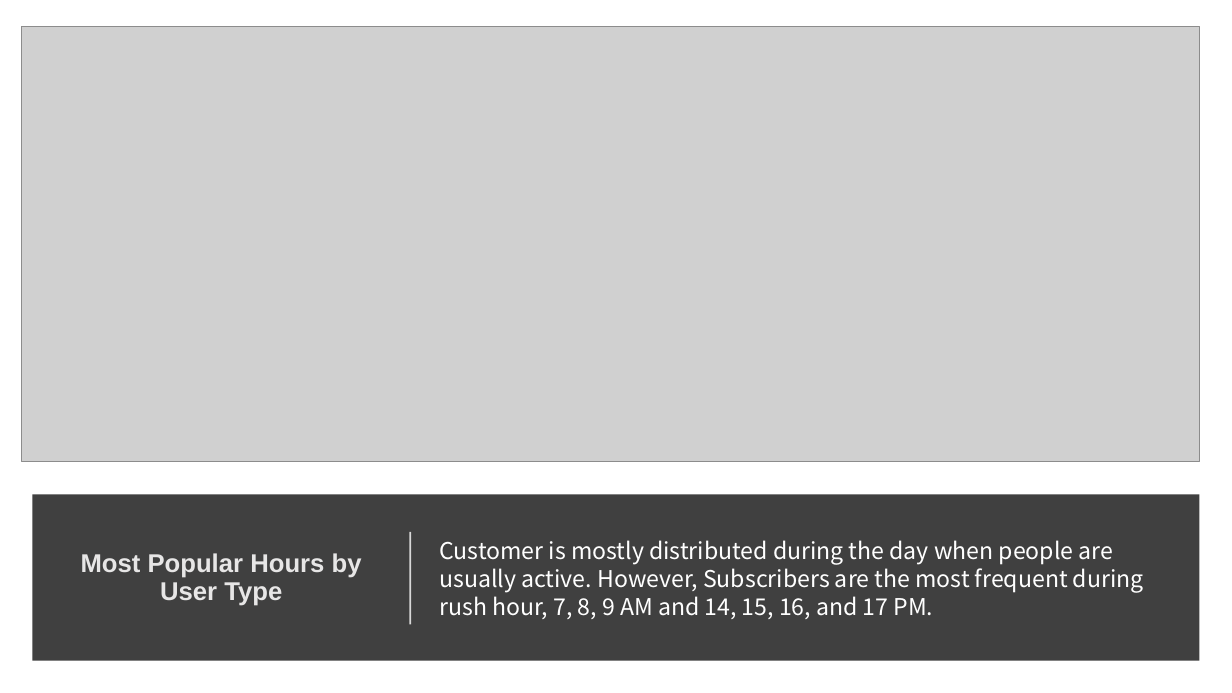
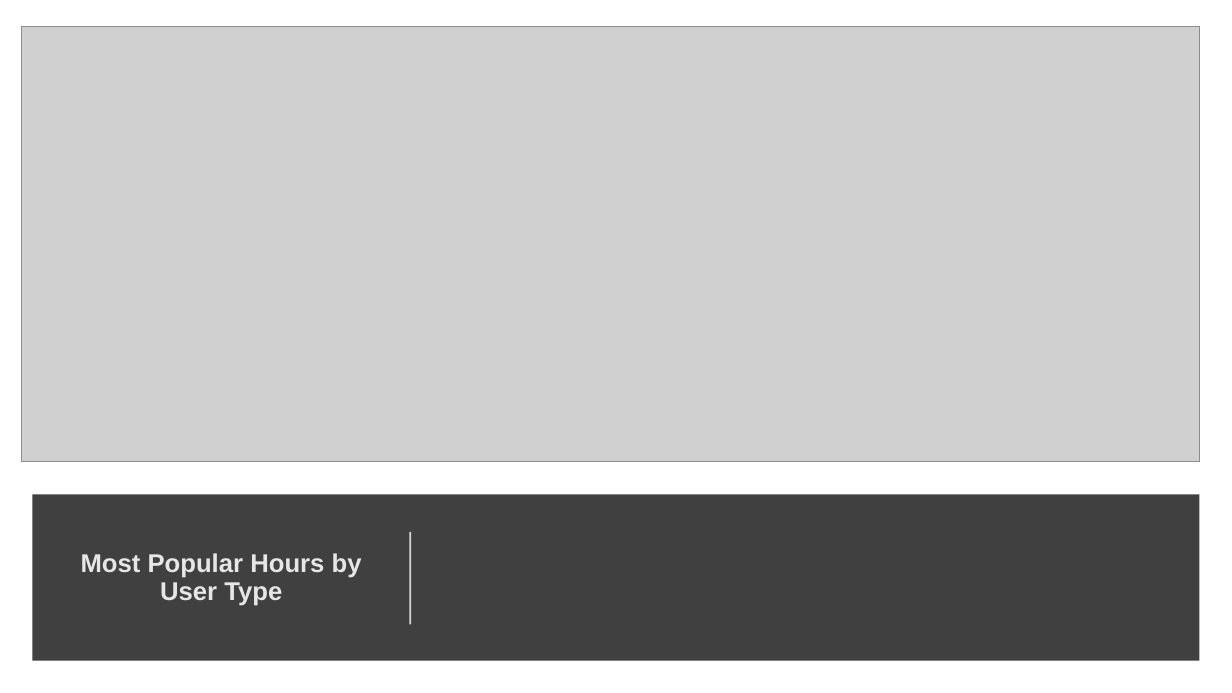
Before and after one commit to kkrlee/CitiBike-Capstone, a slide deck: slide 14 of Citi Bike.pptx. Drawn at 1232x693 pixels with LibreOffice and Linux fonts; fonts in the diff are those of the drawing; grey boxes stand for pictures. Boxes give left, top, right and bottom in pixels: in the first picture for what was removed or moved away, otherwise in the second. Text is boxed around its words. In the diff, an @@ line names an element or a change of style, - is before the commit and + after.

```diff
--- a/Citi Bike.pptx
+++ b/Citi Bike.pptx
@@ text removed at (x1=439, y1=540, x2=1144, y2=619) @@
-Customer is mostly distributed during the day when people are usually active. However, Subscribers are the most frequent during rush hour, 7, 8, 9 AM and 14, 15, 16, and 17 PM.
```
Also in this commit, not shown: 6 other slides changed, 3 slides added, 5 slides removed, 1 other file.
